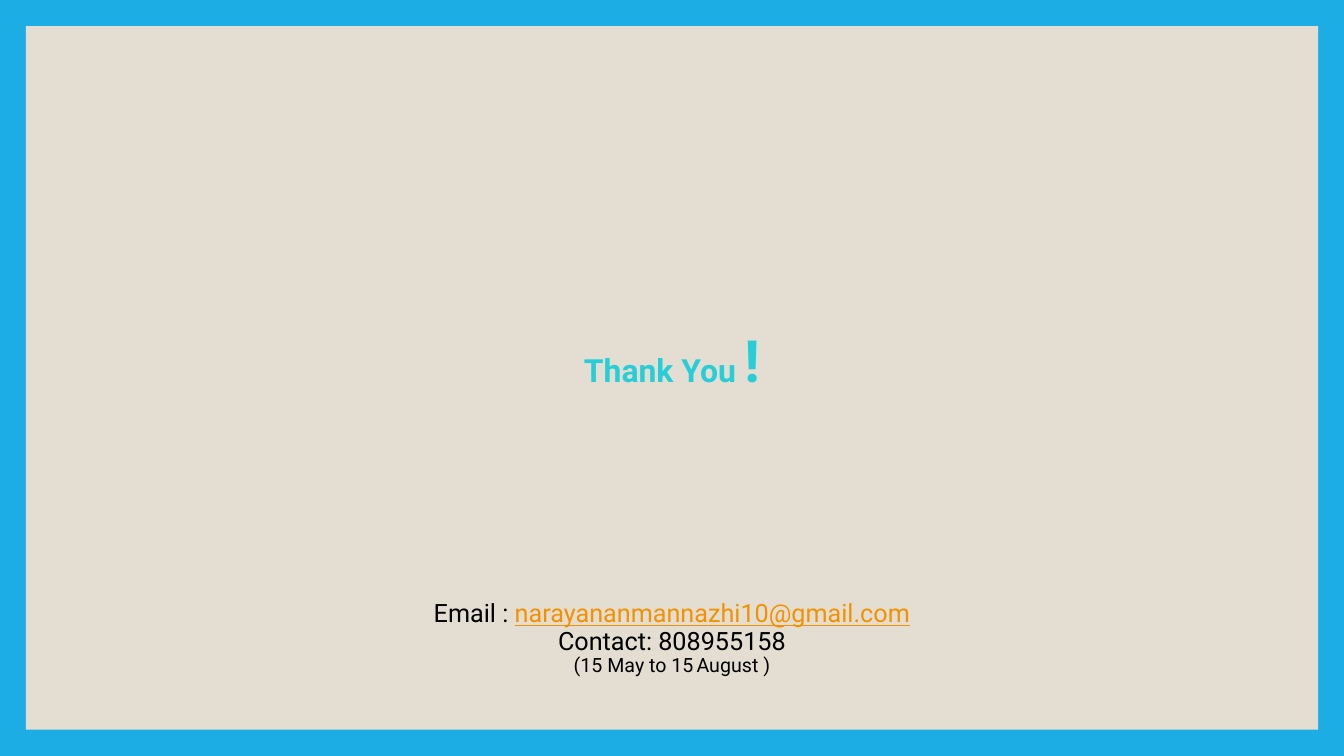
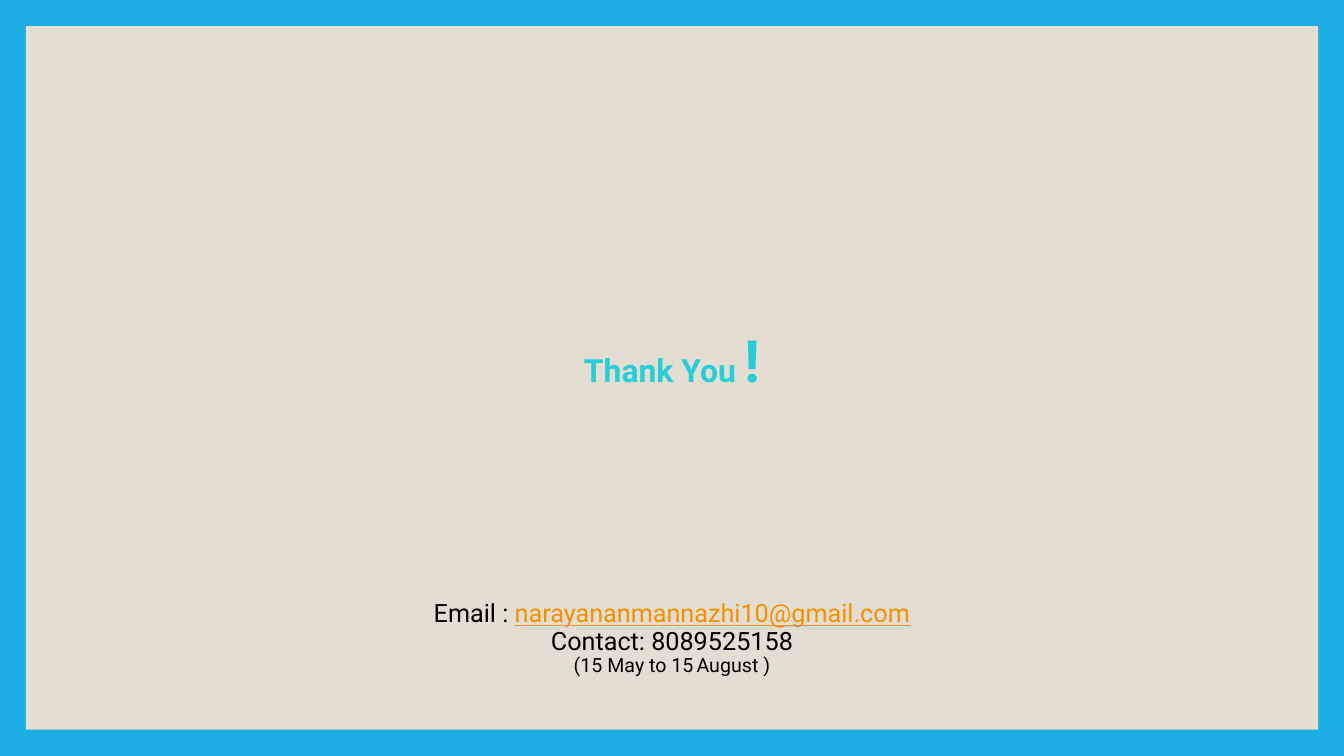
Before and after one commit to NarayananM264059/Twilearn, a slide deck: slide 28 of Narayanan.M_Project_01_13.pptx. Drawn at 1344x756 pixels with LibreOffice and Linux fonts; fonts in the diff are those of the drawing. Boxes give left, top, right and bottom in pixels: in the first picture for what was removed or moved away, otherwise in the second. Text is boxed around its words. In the diff, an @@ line names an element or a change of style, - is before the commit and + after.

```diff
--- a/Narayanan.M_Project_01_13.pptx
+++ b/Narayanan.M_Project_01_13.pptx
@@ text at [551,627,793,651]: text changed @@
-Contact: 808955158
+Contact: 8089525158
```
